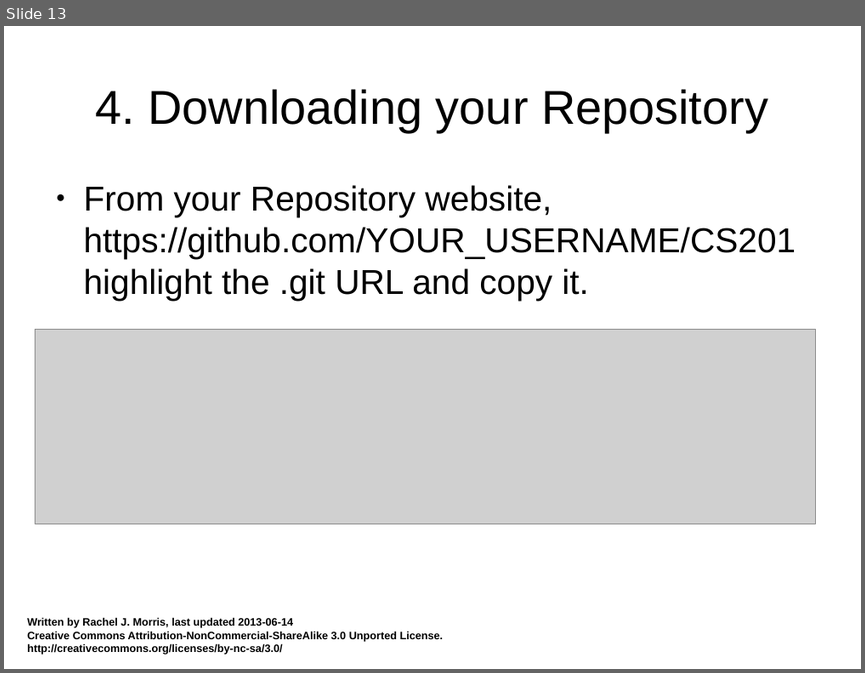
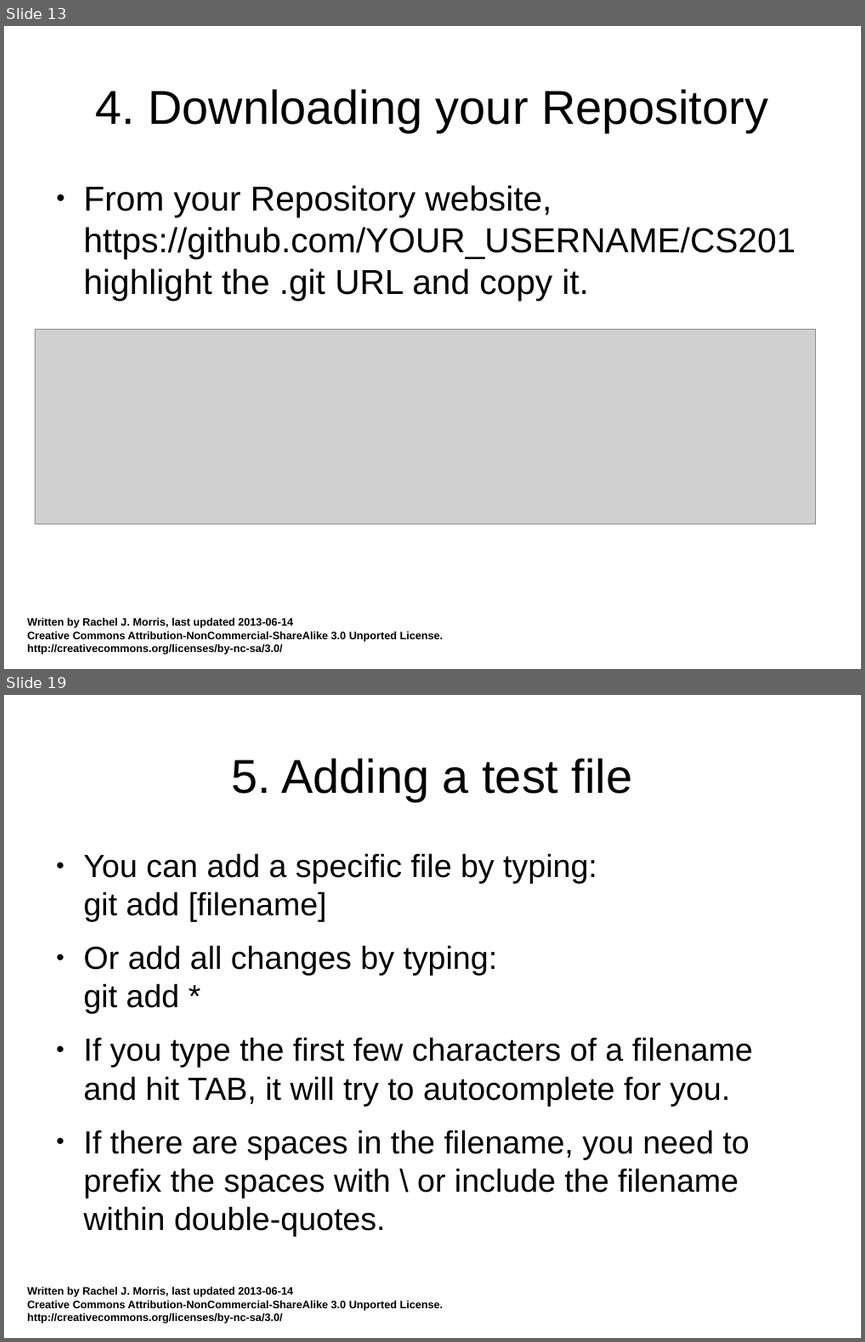
Before and after one commit to mactwist555/CPP-Course, a slide deck: Extra/How to use Git - GitBash.odp. Shown one above the other, each under a label of ours: slide 13 before the commit, slides 13 and 19 after it; the slides between them are not shown. The pictures are 865x673 and 865x1342 pixels, drawn with LibreOffice and Linux fonts; fonts in the diff are those of the drawing; grey boxes stand for pictures. Boxes give left, top, right and bottom in pixels: in the first picture for what was removed or moved away, otherwise in the second. Text is boxed around its words. In the diff, an @@ line names an element or a change of style, - is before the commit and + after.

```diff
--- a/Extra/How to use Git - GitBash.odp
+++ b/Extra/How to use Git - GitBash.odp
@@ slide 19 added at bbox=[4, 695, 861, 1338], background #FFFFFF; not listed: 1 template element that a slide beside it also shows @@
@@ title added at bbox=[232, 758, 632, 801], 44 pt, text #000000 @@
+5. Adding a test file
@@ text added at bbox=[84, 853, 753, 1236], 29.6 pt, text #000000 @@
+● You can add a specific file by typing:
+  git add [filename]
+● Or add all changes by typing:
+  git add *
+● If you type the first few characters of a filename and hit TAB, it will try to autocomplete for you.
+● If there are spaces in the filename, you need to prefix the spaces with \ or include the filename within double-quotes.
```
Also in this commit, not shown: 9 slides changed, 5 other slides added, 6 slides removed.
